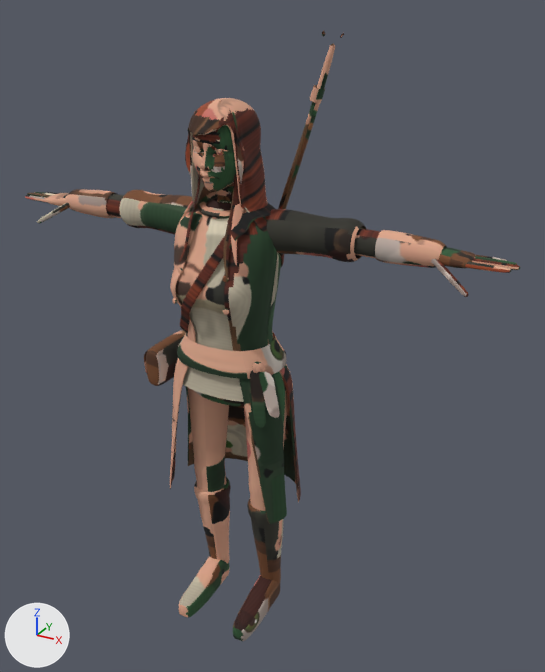
The glTF model assets/verse/characters/original/alice/alice.lod0.gltf: old version first, new version second.
Before and after are seen from a 50 mm camera at (1.18, -1.855, 2.028) aimed at (0.102, 0.105, 1.048). Lighting does not change. The marker at lower left points along +X, +Y and +Z. The first picture is the older version. Vertices at exactly the same position are counted once.

Objects in the first picture: 'Alice'.
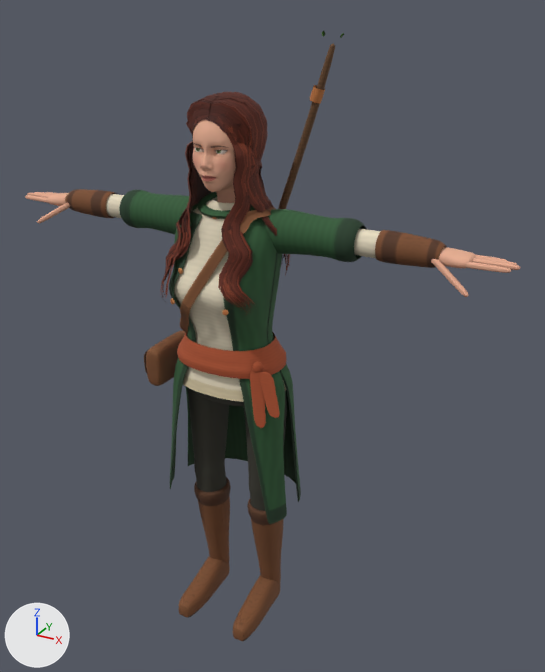
Boxes (x1, y1, x2, y2) around the edits, measured in the pictures (545 x 672 px; the box of a moved part takes in the faces that stretch with it):
part 1 of me_alice, moved or reshaped
    before: (171, 98, 284, 350)
    after: (160, 92, 291, 350)
part 2 of me_alice, surface changed
    both: (25, 31, 520, 641)

Edits to the bpy script that builds the scene:
```text
Add mat_alice_hair:
    mat_alice_hair = bpy.data.materials.new('alice_hair')
    # uses the picture img_alice_basecolor
Change me_alice:
    used by ob_alice; location = (0.0, 0.0, 0.0)
    remove me_alice.from_pydata(...)  # 46207 vertices, 89996 faces; spans x -0.85..0.85, y -0.17..0.22, z 0.0..1.96
    add me_alice.from_pydata(...)  # 41841 vertices, 75868 faces; spans x -0.85..0.85, y -0.19..0.22, z 0.0..1.96
    me_alice part 1: 2794 vertices moved within x -0.17..0.17, y -0.16..0.15, z 1.12..1.79; 14254 vertices removed from x -0.18..0.18, y -0.15..0.15, z 1.09..1.79; 9888 vertices added at x -0.2..0.19, y -0.19..0.17, z 1.09..1.8
    me_alice part 2: 43557 kept faces spanning x -0.85..0.85, y -0.17..0.22, z 0.0..1.96 get new texture (UV) coordinates
    add me_alice.materials.append(mat_alice_hair)
```
